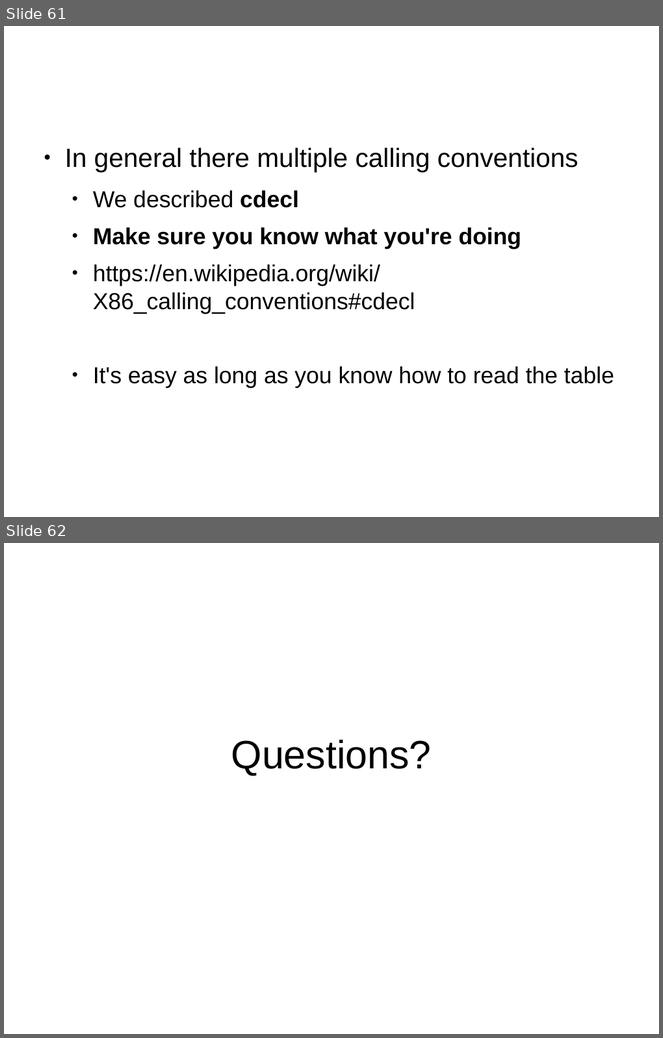
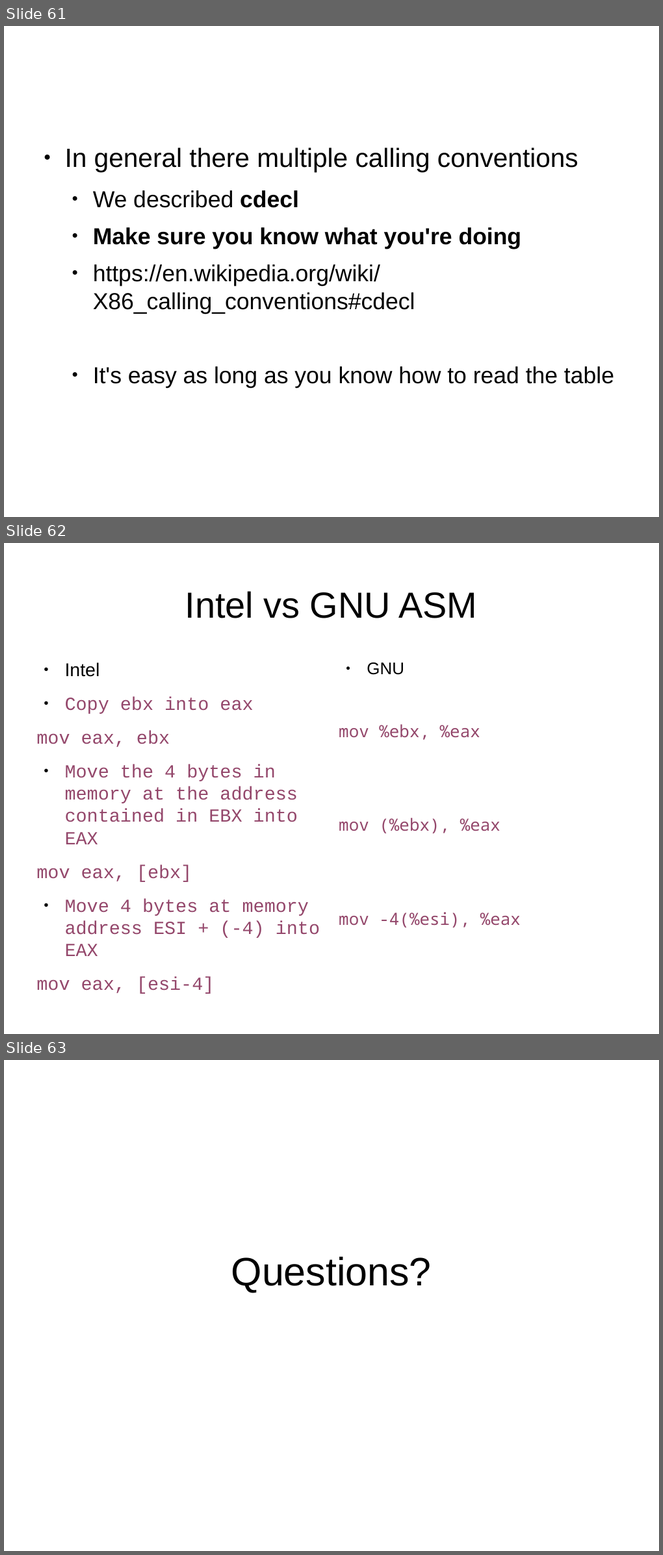
Before and after one commit to antonburtsev/cs5460, a slide deck: lectures/lecture04-calling-conventions/lecture04-calling-conventions.odp. Shown one above the other, each under a label of ours: slides 61 and 62 before the commit, slides 61, 62 and 63 after it. The pictures are 663x1038 and 663x1555 pixels, drawn with LibreOffice and Linux fonts; fonts in the diff are those of the drawing. Boxes give left, top, right and bottom in pixels: in the first picture for what was removed or moved away, otherwise in the second. Text is boxed around its words. In the diff, an @@ line names an element or a change of style, - is before the commit and + after.

```diff
--- a/lectures/lecture04-calling-conventions/lecture04-calling-conventions.odp
+++ b/lectures/lecture04-calling-conventions/lecture04-calling-conventions.odp
@@ slide 62 added at <box>4,543,659,1034</box>, background #FFFFFF @@
@@ title added at <box>185,591,477,618</box>, 44 pt, text #000000 @@
+Intel vs GNU ASM
@@ text added at <box>36,663,320,994</box>, 22.4 pt, text #94476B @@
+● Intel
+● Copy ebx into eax
+mov eax, ebx
+● Move the 4 bytes in memory at the address contained in EBX into EAX
+mov eax, [ebx]
+● Move 4 bytes at memory address ESI + (-4) into EAX
+mov eax, [esi-4]
@@ text added at <box>339,663,521,928</box>, 20.4 pt, text #94476B @@
+● GNU
+mov %ebx, %eax
+mov (%ebx), %eax
+mov -4(%esi), %eax
@@ what was slide 62 is now slide 63 @@
```
Also in this commit, not shown: 1 slide changed, 5 other files.
